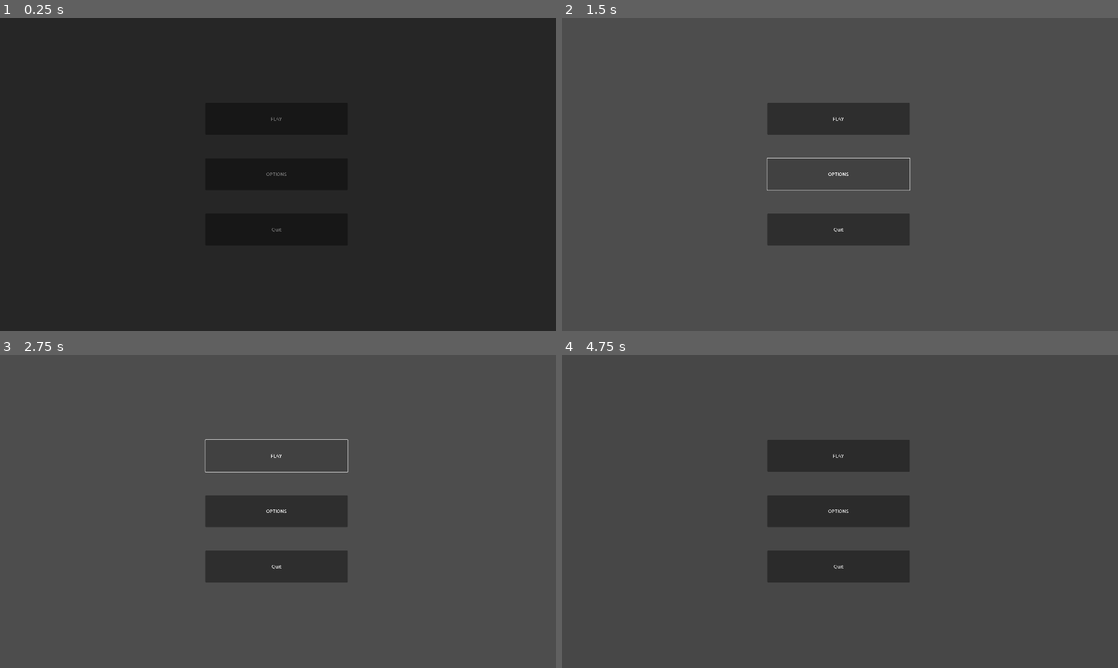
Above: before the commit, frames 1-4 (two rows, left to right).
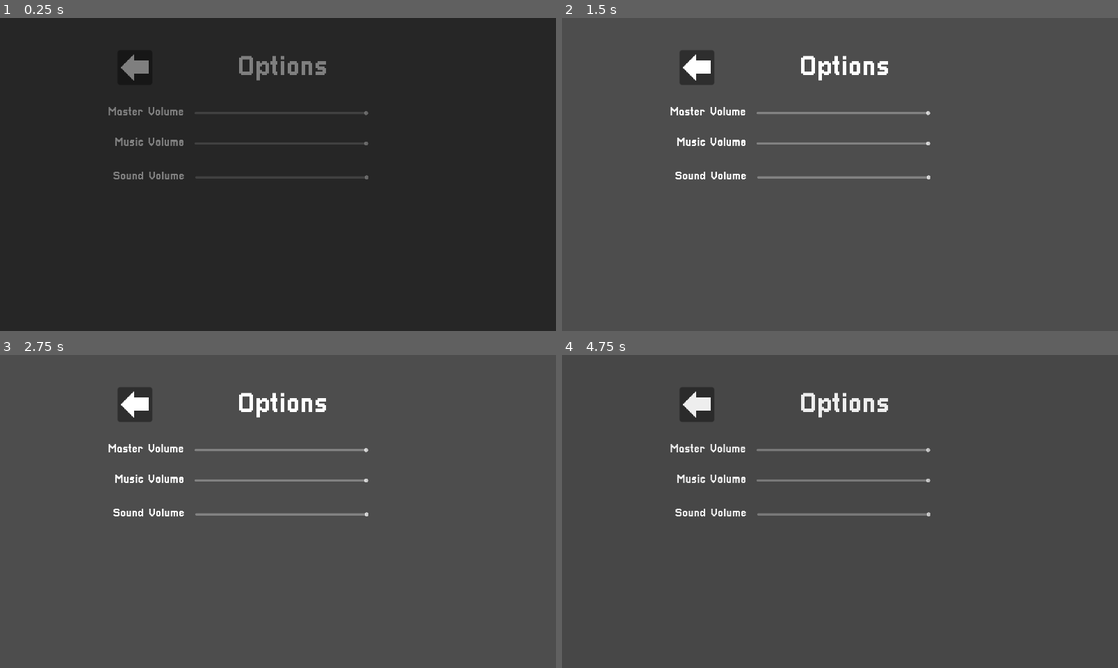
Above: after the commit, the same moments.

Repository: Kickblip/GDA-JAM
Game: Godot game, scene res://Scenes/main_menu.tscn
Same seed, same stepped clock (60 frames per second), same inputs: the game is played once before the commit and once after it. Sound files missing from this copy of the repository are replaced by a short silence.
Inputs (mouse positions are in pixels of both pictures, inside the frame that each line leads up to):
- Up to frame 1 (0.25 s): no input
- Up to frame 2 (1.5 s): click (695, 68) at 0.52 s; click "OPTIONS" (after the commit: "Options") at 1.25 s
- Up to frame 3 (2.75 s): click (278, 455) at 2 s, where only the run before the commit has a clickable "PLAY"
- Up to frame 4 (4.75 s): click (840, 455) at 2.75 s, where only the run before the commit has a clickable "PLAY"; tap Enter at 3.5 s; move the mouse to (962, 495) at 3.52 s; hold F (interact) 3.53-4.28 s; hold D (right) from 3.53 s (still down); tap Space (jump) at 3.77, 4.07, 4.52 s; tap R (restart) at 4.25 s; move the mouse to (728, 527) at 4.27 s; tap F (interact) at 4.35 s

The runs differ from the first frame. In frame 1, 1.8% of the frame differs, in the area x 19-67%, y 11-69%; in frame 2, 7.5%; in frame 3, 7.4%; in frame 4, 9.7%, in the area x 19-67%, y 10-73%.

Commit message:
Finalize main menu layout

Diff:
--- /dev/null
+++ b/Scenes/Back.gd
@@ -0,0 +1,7 @@
+extends Button
+
+@export var show = Node
+
+func _on_pressed():
+	show.visible = true
+	get_node("../").visible = false
--- /dev/null
+++ b/Scenes/audio_slider.gd
@@ -0,0 +1,10 @@
+extends HSlider
+
+@export var audio_bus_name := "Master"
+@onready var _bus := AudioServer.get_bus_index(audio_bus_name)
+
+func _ready() -> void:
+	value = db_to_linear(AudioServer.get_bus_volume_db(_bus))
+
+func _on_value_changed(value: float) -> void:
+	AudioServer.set_bus_volume_db(_bus, linear_to_db(value))
--- a/Scenes/level_home.tscn
+++ b/Scenes/level_home.tscn
@@ -16,7 +16,6 @@
 [ext_resource type="PackedScene" uid="uid://sgnhpcdhgkfh" path="res://Objects/ui_level_select.tscn" id="14_cjegu"]
 [ext_resource type="PackedScene" uid="uid://d33mivdhnrmys" path="res://Objects/ui_inventory.tscn" id="15_kw0wy"]
 [ext_resource type="PackedScene" uid="uid://dg8mlgymg55mv" path="res://Objects/ui_hud.tscn" id="16_tju2s"]
-[ext_resource type="PackedScene" uid="uid://bunimnjuownqp" path="res://Objects/bazooka_rat.tscn" id="17_eo2ns"]
 [ext_resource type="Script" path="res://Scripts/trading.gd" id="17_i68c8"]
 
 [sub_resource type="TileSetAtlasSource" id="TileSetAtlasSource_cwila"]
@@ -145,7 +144,7 @@
 [sub_resource type="ShaderMaterial" id="ShaderMaterial_5k0qd"]
 shader = ExtResource("7_v2kty")
 shader_parameter/scale = Vector2(13.2695, 1.04)
-shader_parameter/y_zoom = 2.0
+shader_parameter/y_zoom = 2.66968
 shader_parameter/water_color = Color(0.121569, 0.443137, 0.4, 0.443137)
 shader_parameter/distortion_scale = Vector2(0.02, 0.5)
 shader_parameter/intensity = 0.01
@@ -242,7 +241,5 @@
 [node name="APIRequest" type="HTTPRequest" parent="."]
 script = ExtResource("17_i68c8")
 
-[node name="bazooka_rat" parent="." instance=ExtResource("17_eo2ns")]
-position = Vector2(257, 249)
-
 [connection signal="item_rect_changed" from="Water" to="Water" method="_on_item_rect_changed"]
+[connection signal="request_completed" from="APIRequest" to="APIRequest" method="_on_request_completed"]
--- a/Scenes/main_menu.tscn
+++ b/Scenes/main_menu.tscn
@@ -1,11 +1,17 @@
-[gd_scene load_steps=3 format=3 uid="uid://dnrjvcnv74e37"]
+[gd_scene load_steps=8 format=3 uid="uid://dnrjvcnv74e37"]
 
 [ext_resource type="Script" path="res://Scripts/Main.gd" id="1_0wrky"]
+[ext_resource type="Theme" uid="uid://5gr038ghhdfr" path="res://Fonts/theme.tres" id="2_r8kyf"]
 [ext_resource type="PackedScene" uid="uid://dqsh0fi036trd" path="res://Objects/fade.tscn" id="2_t7n72"]
+[ext_resource type="Texture2D" uid="uid://cssshqa35r6rj" path="res://Sprites/back_arrow.png" id="3_ug4j1"]
+[ext_resource type="Script" path="res://Scenes/Back.gd" id="4_k8b1q"]
+[ext_resource type="Script" path="res://Scenes/audio_slider.gd" id="5_iye8h"]
+[ext_resource type="AudioStream" uid="uid://cxjb1jdnptl3w" path="res://Sounds/Music/title_screen.wav" id="7_6ruql"]
 
 [node name="main_menu" type="Node2D"]
 
 [node name="Main" type="Control" parent="."]
+visible = false
 layout_mode = 3
 anchors_preset = 0
 offset_right = 40.0
@@ -15,25 +21,42 @@
 [node name="Play" type="Button" parent="Main"]
 layout_mode = 0
 offset_left = 709.0
-offset_top = 293.0
+offset_top = 432.0
 offset_right = 1201.0
-offset_bottom = 403.0
-text = "PLAY"
+offset_bottom = 542.0
+theme = ExtResource("2_r8kyf")
+theme_override_font_sizes/font_size = 80
+text = "Play"
 
 [node name="Options" type="Button" parent="Main"]
 layout_mode = 0
 offset_left = 709.0
-offset_top = 484.0
+offset_top = 562.0
 offset_right = 1201.0
-offset_bottom = 594.0
-text = "OPTIONS"
+offset_bottom = 672.0
+theme = ExtResource("2_r8kyf")
+theme_override_font_sizes/font_size = 80
+text = "Options"
+
+[node name="Credits" type="Button" parent="Main"]
+layout_mode = 0
+offset_left = 710.0
+offset_top = 686.0
+offset_right = 1202.0
+offset_bottom = 796.0
+theme = ExtResource("2_r8kyf")
+theme_override_font_sizes/font_size = 80
+text = "Credits
+"
 
 [node name="Quit" type="Button" parent="Main"]
 layout_mode = 0
-offset_left = 709.0
-offset_top = 675.0
-offset_right = 1201.0
-offset_bottom = 785.0
+offset_left = 710.0
+offset_top = 813.0
+offset_right = 1202.0
+offset_bottom = 923.0
+theme = ExtResource("2_r8kyf")
+theme_override_font_sizes/font_size = 80
 text = "Quit
 "
 
@@ -43,13 +66,207 @@
 offset_right = 40.0
 offset_bottom = 40.0
 
+[node name="Back2" type="Button" parent="Options" node_paths=PackedStringArray("show")]
+texture_filter = 1
+layout_mode = 0
+offset_left = 406.0
+offset_top = 111.0
+offset_right = 446.0
+offset_bottom = 151.0
+scale = Vector2(3, 3)
+icon = ExtResource("3_ug4j1")
+icon_alignment = 1
+script = ExtResource("4_k8b1q")
+show = NodePath("../../Main")
+
+[node name="Master" type="HSlider" parent="Options"]
+layout_mode = 0
+offset_left = 672.0
+offset_top = 320.0
+offset_right = 1272.0
+offset_bottom = 336.0
+max_value = 1.0
+step = 0.001
+script = ExtResource("5_iye8h")
+
+[node name="Label" type="Label" parent="Options/Master"]
+layout_mode = 0
+offset_left = -300.0
+offset_top = -14.0
+offset_right = -36.0
+offset_bottom = 29.0
+theme = ExtResource("2_r8kyf")
+theme_override_font_sizes/font_size = 40
+text = "Master Volume"
+horizontal_alignment = 2
+
+[node name="Music" type="HSlider" parent="Options"]
+layout_mode = 0
+offset_left = 672.0
+offset_top = 425.0
+offset_right = 1272.0
+offset_bottom = 441.0
+max_value = 1.0
+step = 0.001
+script = ExtResource("5_iye8h")
+audio_bus_name = "Music"
+
+[node name="Label" type="Label" parent="Options/Music"]
+layout_mode = 0
+offset_left = -300.0
+offset_top = -14.0
+offset_right = -36.0
+offset_bottom = 29.0
+theme = ExtResource("2_r8kyf")
+theme_override_font_sizes/font_size = 40
+text = "Music Volume"
+horizontal_alignment = 2
+
+[node name="Sounds" type="HSlider" parent="Options"]
+layout_mode = 0
+offset_left = 674.0
+offset_top = 542.0
+offset_right = 1274.0
+offset_bottom = 558.0
+max_value = 1.0
+step = 0.001
+script = ExtResource("5_iye8h")
+audio_bus_name = "Sounds"
+
+[node name="Label" type="Label" parent="Options/Sounds"]
+layout_mode = 0
+offset_left = -300.0
+offset_top = -14.0
+offset_right = -36.0
+offset_bottom = 29.0
+theme = ExtResource("2_r8kyf")
+theme_override_font_sizes/font_size = 40
+text = "Sound Volume"
+horizontal_alignment = 2
+
+[node name="Label" type="Label" parent="Options"]
+layout_mode = 0
+offset_left = 814.0
+offset_top = 125.0
+offset_right = 1132.0
+offset_bottom = 224.0
+theme = ExtResource("2_r8kyf")
+theme_override_font_sizes/font_size = 96
+text = "Options"
+
+[node name="Credits" type="Control" parent="."]
+visible = false
+layout_mode = 3
+anchors_preset = 0
+offset_right = 40.0
+offset_bottom = 40.0
+
+[node name="Label" type="Label" parent="Credits"]
+layout_mode = 0
+offset_left = 684.0
+offset_top = 117.0
+offset_right = 1264.0
+offset_bottom = 283.0
+theme = ExtResource("2_r8kyf")
+theme_override_font_sizes/font_size = 80
+text = "Jesse
+(Big Boy Games)"
+horizontal_alignment = 1
+
+[node name="Label" type="Label" parent="Credits/Label"]
+modulate = Color(0.698039, 0.698039, 0.698039, 1)
+layout_mode = 0
+offset_left = -52.0
+offset_top = 181.0
+offset_right = 843.0
+offset_bottom = 347.0
+scale = Vector2(0.75, 0.75)
+theme = ExtResource("2_r8kyf")
+theme_override_font_sizes/font_size = 80
+text = "Art, Programming, Sound"
+horizontal_alignment = 1
+
+[node name="Label4" type="Label" parent="Credits"]
+layout_mode = 0
+offset_left = 646.0
+offset_top = 434.0
+offset_right = 1301.59
+offset_bottom = 600.0
+theme = ExtResource("2_r8kyf")
+theme_override_font_sizes/font_size = 80
+text = "Tyler
+(19tylermalone94)"
+horizontal_alignment = 1
+
+[node name="Label" type="Label" parent="Credits/Label4"]
+modulate = Color(0.698039, 0.698039, 0.698039, 1)
+layout_mode = 0
+offset_left = -9.0
+offset_top = 181.0
+offset_right = 871.0
+offset_bottom = 347.0
+scale = Vector2(0.75, 0.75)
+theme = ExtResource("2_r8kyf")
+theme_override_font_sizes/font_size = 80
+text = "Art, Programming, Sound"
+horizontal_alignment = 1
+
+[node name="Label2" type="Label" parent="Credits"]
+layout_mode = 0
+offset_left = 679.0
+offset_top = 743.0
+offset_right = 1259.0
+offset_bottom = 909.0
+theme = ExtResource("2_r8kyf")
+theme_override_font_sizes/font_size = 80
+text = "Wyatt
+(Kickblip)"
+horizontal_alignment = 1
+
+[node name="Label" type="Label" parent="Credits/Label2"]
+modulate = Color(0.698039, 0.698039, 0.698039, 1)
+layout_mode = 0
+offset_left = -15.0
+offset_top = 169.0
+offset_right = 780.0
+offset_bottom = 335.0
+scale = Vector2(0.75, 0.75)
+theme = ExtResource("2_r8kyf")
+theme_override_font_sizes/font_size = 80
+text = "Backend Programming"
+horizontal_alignment = 1
+
+[node name="Back" type="Button" parent="Credits" node_paths=PackedStringArray("show")]
+texture_filter = 1
+layout_mode = 0
+offset_left = 406.0
+offset_top = 111.0
+offset_right = 446.0
+offset_bottom = 151.0
+scale = Vector2(3, 3)
+icon = ExtResource("3_ug4j1")
+icon_alignment = 1
+script = ExtResource("4_k8b1q")
+show = NodePath("../../Main")
+
 [node name="fade" parent="." instance=ExtResource("2_t7n72")]
 offset_left = -658.0
 offset_top = -244.0
 offset_right = 2342.0
 offset_bottom = 1256.0
 
+[node name="AudioStreamPlayer" type="AudioStreamPlayer" parent="."]
+stream = ExtResource("7_6ruql")
+autoplay = true
+bus = &"Music"
+
 [connection signal="pressed" from="Main/Play" to="Main" method="_on_play_pressed"]
 [connection signal="pressed" from="Main/Play" to="Main" method="_on_button_pressed"]
 [connection signal="pressed" from="Main/Options" to="Main" method="_on_options_pressed"]
+[connection signal="pressed" from="Main/Credits" to="Main" method="_on_credits_pressed"]
 [connection signal="pressed" from="Main/Quit" to="Main" method="_on_quit_pressed"]
+[connection signal="pressed" from="Options/Back2" to="Options/Back2" method="_on_pressed"]
+[connection signal="value_changed" from="Options/Master" to="Options/Master" method="_on_value_changed"]
+[connection signal="value_changed" from="Options/Music" to="Options/Music" method="_on_value_changed"]
+[connection signal="value_changed" from="Options/Sounds" to="Options/Sounds" method="_on_value_changed"]
+[connection signal="pressed" from="Credits/Back" to="Credits/Back" method="_on_pressed"]
--- a/Scripts/Main.gd
+++ b/Scripts/Main.gd
@@ -3,10 +3,15 @@
 func _on_play_pressed():
 	get_tree().change_scene_to_file("res://Scenes/level_home.tscn")
 
-
-func _on_options_pressed():
-	pass # Replace with function body.
+func _on_credits_pressed():
+	get_node("../Credits").visible = true
+	visible = false
 
 
 func _on_quit_pressed():
 	get_tree().quit()
+
+
+func _on_options_pressed():
+	get_node("../Options").visible = true
+	visible = false
--- a/default_bus_layout.tres
+++ b/default_bus_layout.tres
@@ -1,13 +1,13 @@
 [gd_resource type="AudioBusLayout" format=3 uid="uid://g8m2gk4sj6en"]
 
 [resource]
-bus/1/name = &"Sounds"
+bus/1/name = &"Music"
 bus/1/solo = false
 bus/1/mute = false
 bus/1/bypass_fx = false
 bus/1/volume_db = 0.0
 bus/1/send = &"Master"
-bus/2/name = &"Music"
+bus/2/name = &"Sounds"
 bus/2/solo = false
 bus/2/mute = false
 bus/2/bypass_fx = false
Not shown: 1 places in Scenes/level_home.tscn that only renumber resources
Binary file added: Sprites/back_arrow.png
Not shown, added: Sprites/back_arrow.png.import
